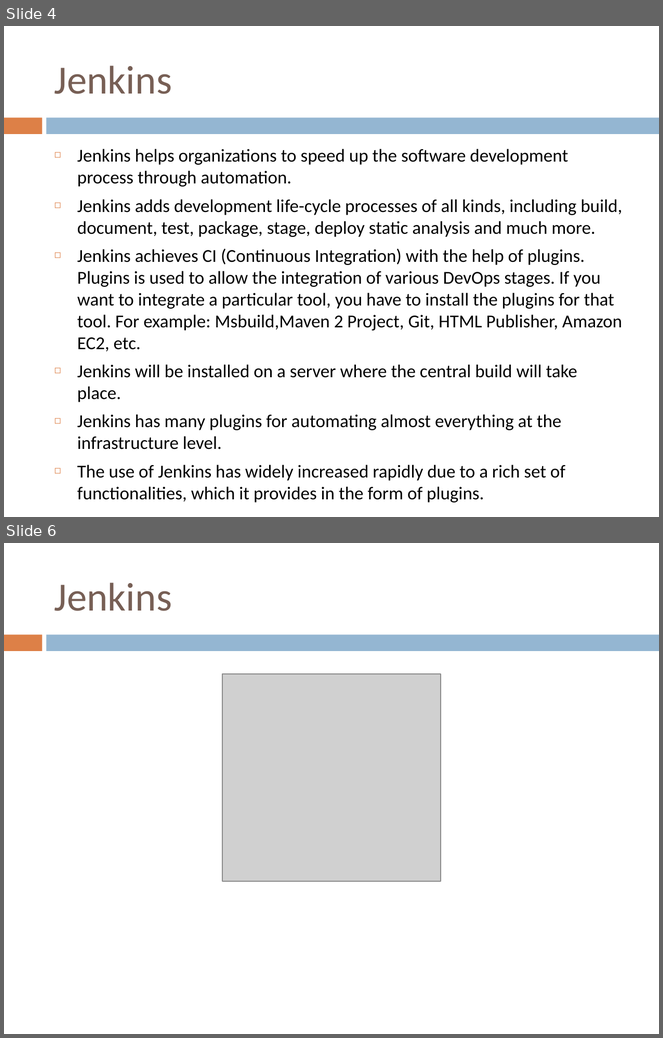
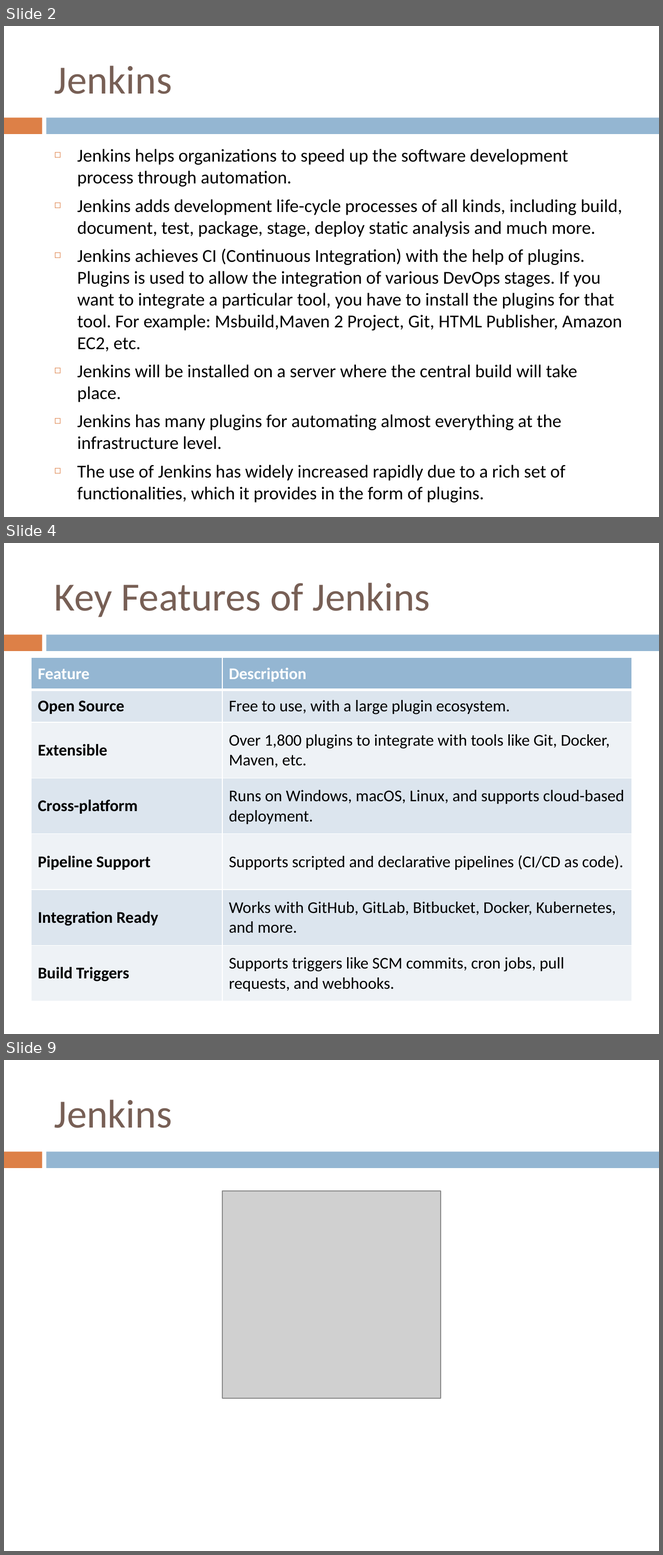
Before and after one commit to santuparsi/DevOps, a slide deck: Jenkins/Jenkins.pptx. Shown one above the other, each under a label of ours: slides 4 and 6 before the commit, slides 2, 4 and 9 after it; the slides between them are not shown. The pictures are 663x1038 and 663x1555 pixels, drawn with LibreOffice and Linux fonts; fonts in the diff are those of the drawing; grey boxes stand for pictures. Boxes give left, top, right and bottom in pixels: in the first picture for what was removed or moved away, otherwise in the second. Text is boxed around its words. In the diff, an @@ line names an element or a change of style, - is before the commit and + after.

```diff
--- a/Jenkins/Jenkins.pptx
+++ b/Jenkins/Jenkins.pptx
@@ slide 4 added at [4, 543, 659, 1034], background #FFFFFF; not listed: 2 template elements that a slide beside it also shows @@
@@ title added at [54, 583, 430, 617], 44 pt, text #775F55 @@
+Key Features of Jenkins
@@ table added at [32, 657, 632, 1002], 7 rows, 2 columns @@
+Feature | Description
+Open Source | Free to use, with a large plugin ecosystem.
+Extensible | Over 1,800 plugins to integrate with tools like Git, Docker, Maven, etc.
+Cross-platform | Runs on Windows, macOS, Linux, and supports cloud-based deployment.
+Pipeline Support | Supports scripted and declarative pipelines (CI/CD as code).
+Integration Ready | Works with GitHub, GitLab, Bitbucket, Docker, Kubernetes, and more.
+Build Triggers | Supports triggers like SCM commits, cron jobs, pull requests, and webhooks.
@@ what was slide 4 is now slide 2 @@
@@ what was slide 6 is now slide 9 @@
```
Also in this commit, not shown: 2 slides changed, 4 other slides added, 2 slides removed, 4 other files.
